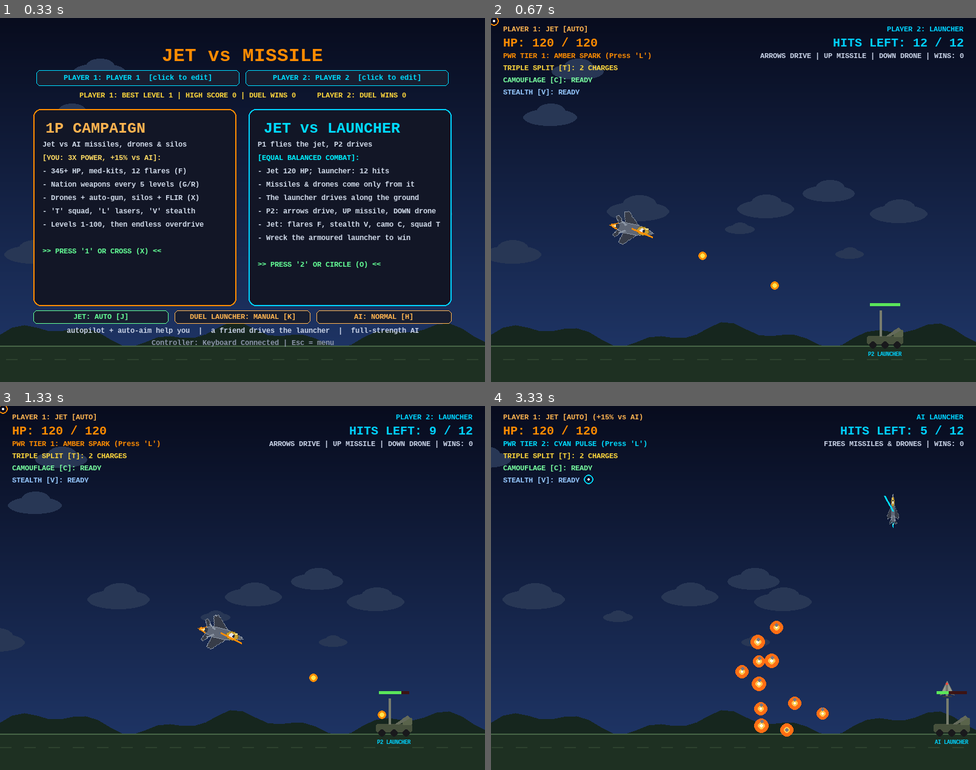
Above: before the commit, frames 1-4 (two rows, left to right).
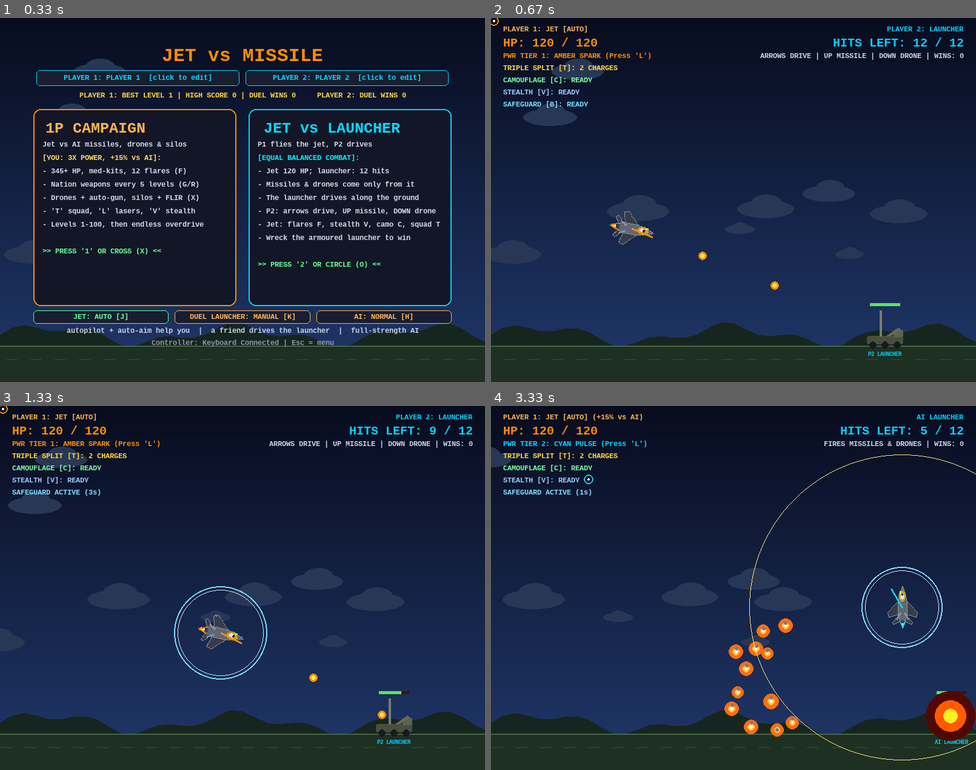
Above: after the commit, the same moments.

Repository: saiqulmodi/Jet-vs-Missile
Game: pygame game, started from main.py
Two runs of this game, one before a commit and one after it. Both use one fixed random seed, a clock stepped at 60 frames per second and the inputs below.
Inputs (mouse positions are in pixels of both pictures, inside the frame that each line leads up to):
- Up to frame 1 (0.33 s): no input
- Up to frame 2 (0.67 s): tap 2 at 0.33 s
- Up to frame 3 (1.33 s): tap B at 0.67 s; type "ann" at 1 s
- Up to frame 4 (3.33 s): tap Enter at 1.33, 1.55 s; tap K at 1.88 s; tap F at 2.22 s; hold D 2.55-3.02 s; move the mouse to (578, 518) at 2.58 s; tap B at 2.7 s; hold W from 3.1 s (still down); move the mouse to (588, 478) at 3.13 s; tap 4 at 3.25 s

Frame 1 is identical in both runs. In frame 2, 0.1% of the frame differs, in the area x 2-20%, y 22-25%; in frame 3, 0.4%; in frame 4, 3.7%, in the area x 2-100%, y 13-98%.

Commit message:
SAFEGUARD: 3 s interceptor cover that downs every missile and drone in the air, ready again after 10 s
Key B, touch SAFE, controller hold 7 + Cross/A. Campaign and duel. Missiles still on their
launchers are left. Dome + interceptor trails; HUD shows ACTIVE / RECHARGING / READY. Tests: 41.

Co-Authored-By: Claude Opus 5.5 <noreply@anthropic.com>
Claude-Session: https://claude.ai/code/session_015XcZP5REXq61MGxiCbJXdq

Diff:
--- a/main.py
+++ b/main.py
@@ -1032,6 +1032,14 @@
 # Drones are subsonic: half the jet's top speed. They home on the jet and blow up against it (HP damage,
 # the shield E blocks it). The jet's protective AUTO-GUN fires by itself at drones inside its range.
 # ==============================================================================
+# SAFEGUARD (user, 2026-10-03: "safe guard jet like patriot technology, one key ... for 3 seconds which will
+# [destroy] entire fly objects except jet, and same key active after ten seconds"): key B (touch SAFE, controller
+# hold 7 + Cross/A). For SAFEGUARD_FRAMES every enemy missile and drone in the air is shot down by the jet's
+# interceptors; ready again SAFEGUARD_COOLDOWN frames after it was switched on. The jet's own weapons, its flares
+# and missiles still sitting on their launchers are not touched. (Own name: no real system names in the game.)
+SAFEGUARD_FRAMES = 180      # 3 s
+SAFEGUARD_COOLDOWN = 600    # 10 s from activation
+SAFEGUARD_KILL_SCORE = 50   # per missile it brings down (drones score as usual)
 LAUNCHER_REVIVE_FRAMES = 120   # a destroyed launcher (truck or drone launcher) is rebuilt 2 s later (user, 2026-10-03)
 DRONE_MAX_LEVEL = 20
 DRONE_MISSILE_LEVEL = 5      # drone launchers carry their missile only from level 5 (keeps level 1 calm)
@@ -2039,6 +2047,8 @@
         p1_vx, p1_vy = 3.0, 0.0
         autopilot.update({"mode": "cruise", "t": 120, "head": 0.0, "roll": 0.0})
         sky_esc["t"], sky_esc["ret"] = 0, False
+        safeguard["t"] = 0                          # (its recharge carries on across rounds)
+        safeguard["zaps"].clear()
         p2_x, p2_y = SCREEN_WIDTH - 150.0, 300.0
         p1_bullets.clear()
         active_decoys.clear()
@@ -2106,6 +2116,7 @@
         ("WPN", pygame.K_g, (630 + XR, 312), 26),       # next munition (1P, level 5+)
         ("MSL", pygame.K_r, (695 + XR, 312), 26),       # launch the selected munition
         ("FLIR", pygame.K_x, (760 + XR, 312), 26),      # FLIR pod on/off (1P, level 10+)
+        ("SAFE", pygame.K_b, (565 + XR, 312), 26),      # SAFEGUARD: 3 s, every missile / drone in the air goes down
     ]
 
     def visible_touch_buttons():
@@ -2151,6 +2162,30 @@
     PAD_ORD_BUTTON = 7          # the one controller button no other action uses
     pad_ord = {"down": False, "used": False}
     pause = {"on": False, "drawn": False}
+    safeguard = {"t": 0, "cd": 0, "zaps": []}      # SAFEGUARD: frames left on, frames to recharge, interceptor lines
+
+    def run_safeguard(cx, cy):
+        """One frame of SAFEGUARD: every enemy missile in the air and every drone is shot down by an interceptor
+        from the jet at (cx, cy). Missiles still on their launchers are not flying, so they are left alone."""
+        nonlocal total_score
+        targets = []
+        if game_state == "CAMPAIGN":
+            for e in [e for e in campaign_enemies if e.launch_delay == 0]:
+                campaign_enemies.remove(e)
+                targets.append((e.x + e.width / 2, e.y + e.height / 2))
+                total_score += SAFEGUARD_KILL_SCORE
+        elif game_state == "DUEL":
+            for e in duel["missiles"][:]:
+                duel["missiles"].remove(e)
+                targets.append((e.x + e.width / 2, e.y + e.height / 2))
+        for d in drones[:]:
+            kill_drone(d, d.x, d.y)
+            targets.append((d.x, d.y))
+        for tx, ty in targets:
+            blasts.append([tx, ty, 0, 0.8])
+            safeguard["zaps"].append([cx, cy, tx, ty, 10])
+        if targets:
+            SFX.snd_explode.play()
     hint = {"text": "", "frames": 0}
 
     names = load_player_names()                     # [player 1, player 2]
@@ -2334,7 +2369,10 @@
                 ready = bool(sel) and p1_ammo.get(sel["id"], 0) > 0 and ord_sel["cd"] == 0
             elif label == "FLIR":
                 ready = flir["on"] or flir["energy"] > 10
-            held = (label == "SHIELD" and bool(touch["shield_ids"])) or (label == "FLIR" and flir["on"])
+            elif label == "SAFE":
+                ready = safeguard["cd"] == 0
+            held = (label == "SHIELD" and bool(touch["shield_ids"])) or (label == "FLIR" and flir["on"]) or \
+                   (label == "SAFE" and safeguard["t"] > 0)
             states.append((label, c, r, ready, held))
         key = ((int(base[0]), int(base[1])), (int(knob[0]), int(knob[1])), firing, tuple(states), game_state)
         if key != touch_cache["key"]:
@@ -2499,6 +2537,9 @@
             # hold it + d-pad up = FLIR pod on/off. Without it held the d-pad works as before.
             if event.type == pygame.JOYBUTTONDOWN and event.joy == 0 and event.button == PAD_ORD_BUTTON:
                 pad_ord["down"], pad_ord["used"] = True, False
+            elif event.type == pygame.JOYBUTTONDOWN and event.joy == 0 and event.button == 0 and pad_ord["down"]:
+                pad_ord["used"] = True                 # hold 7 + Cross/A = SAFEGUARD
+                post_key(pygame.K_b)
             elif event.type == pygame.JOYBUTTONUP and event.joy == 0 and event.button == PAD_ORD_BUTTON:
                 if pad_ord["down"] and not pad_ord["used"]:
                     post_key(pygame.K_r)
@@ -2611,6 +2652,13 @@
                     p1_stealth_cd = round(STEALTH_COOLDOWN / pbuff())
                     p1_stealth_x, p1_stealth_y = p1_x + 50, p1_y + 40
                     SFX.snd_decoy.play()
+
+            # P1 SAFEGUARD (Key 'B', touch SAFE, controller hold 7 + Cross): 3 s, everything flying at the jet goes down
+            if game_state in ("CAMPAIGN", "DUEL") and safeguard["cd"] == 0 and p1_hp > 0:
+                if event.type == pygame.KEYDOWN and event.key == pygame.K_b:
+                    safeguard["t"], safeguard["cd"] = SAFEGUARD_FRAMES, SAFEGUARD_COOLDOWN
+                    SFX.snd_shield.play()
+                    floating_texts.append(["SAFEGUARD!", p1_x, p1_y - 30, (120, 220, 255), 40])
 
             # P1 CAMOUFLAGE (Key 'C' or Controller Share): fade out, missiles head for the last seen spot
             if game_state in ("CAMPAIGN", "DUEL") and p1_camo_cd == 0 and p1_hp > 0:
@@ -2965,6 +3013,12 @@
             p1_stealth_timer -= 1
         if p1_stealth_cd > 0:
             p1_stealth_cd -= 1
+        if safeguard["cd"] > 0:
+            safeguard["cd"] -= 1
+        if safeguard["t"] > 0:              # SAFEGUARD on: everything flying at the jet is shot down
+            safeguard["t"] -= 1
+            if p1_hp > 0:
+                run_safeguard(center_p1_x, center_p1_y)
 
         for dec in active_decoys[:]:
             dec["life"] -= 1
@@ -3733,6 +3787,18 @@
                 tag = tag_font.render("AI LAUNCHER" if modes["missile"] == "AUTO" else "P2 LAUNCHER", True, (0, 210, 255))
                 screen.blit(tag, tag.get_rect(center=(lx, GROUND_Y + 14)))
 
+        # SAFEGUARD: a pulsing protective dome around the jet and the interceptor trails to what it shot down
+        if safeguard["t"] > 0 and p1_hp > 0:
+            r = int(70 + 8 * math.sin(pygame.time.get_ticks() * 0.02))
+            pygame.draw.circle(screen, (120, 220, 255), (int(center_p1_x), int(center_p1_y)), r, 2)
+            pygame.draw.circle(screen, (200, 240, 255), (int(center_p1_x), int(center_p1_y)), r - 6, 1)
+        for z in safeguard["zaps"][:]:
+            z[4] -= 1
+            if z[4] <= 0:
+                safeguard["zaps"].remove(z)
+            else:
+                pygame.draw.line(screen, (200, 240, 255), (z[0], z[1]), (z[2], z[3]), 2)
+
         draw_blasts()   # missile self-destruct fireballs, on top of the jet and missiles
 
         if active_mutator == "BLACKOUT FOG" and game_state == "CAMPAIGN":
@@ -3775,6 +3841,13 @@
         else:
             st_stat, st_col = "STEALTH [V]: READY", (150, 200, 255)
         screen.blit(font.render(st_stat, True, st_col), (20, 116))
+        if safeguard["t"] > 0:
+            sg_stat, sg_col = f"SAFEGUARD ACTIVE ({safeguard['t'] // 60 + 1}s)", (120, 220, 255)
+        elif safeguard["cd"] > 0:
+            sg_stat, sg_col = f"SAFEGUARD [B]: RECHARGING {safeguard['cd'] // 60 + 1}s", (120, 130, 150)
+        else:
+            sg_stat, sg_col = "SAFEGUARD [B]: READY", (120, 220, 255)
+        screen.blit(font.render(sg_stat, True, sg_col), (20, 196 if game_state == "CAMPAIGN" else 136))
 
         if game_state == "CAMPAIGN":
             sel = selected_munition()
--- a/tests/test_game_rules.py
+++ b/tests/test_game_rules.py
@@ -368,6 +368,11 @@
     assert main.LAUNCHER_REVIVE_FRAMES == 120
 
 
+def test_safeguard_lasts_3_seconds_and_recharges_in_10():
+    assert main.SAFEGUARD_FRAMES == 3 * 60
+    assert main.SAFEGUARD_COOLDOWN == 10 * 60
+
+
 def test_missile_gives_up_after_20_seconds_and_falls():
     e = main.MissileEnemy(10, launch_x=400, ground_y=540)
     for f in range(main.MISSILE_FLIGHT_FRAMES + 5):
Not shown, changed: README.md
Not shown, changed: CLAUDE.md
Not shown, changed: docs/jet_vs_missile.apk
Not shown, changed: docs/jet_vs_missile.tar.gz
